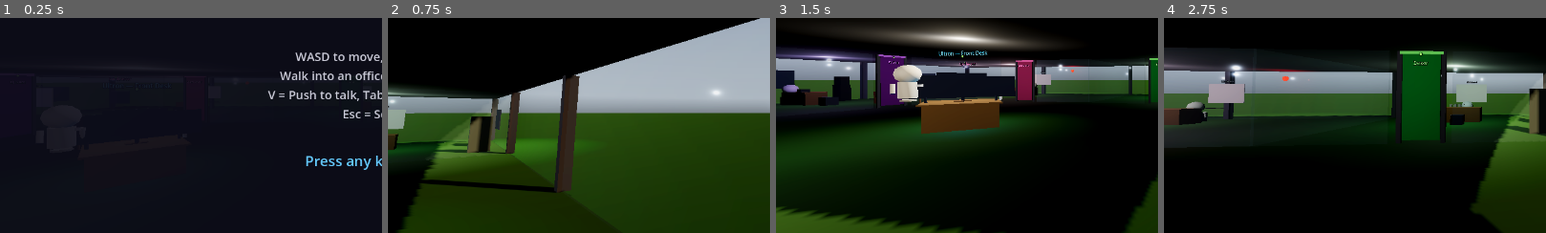
Above: before the commit, frames 1-4 (left to right).
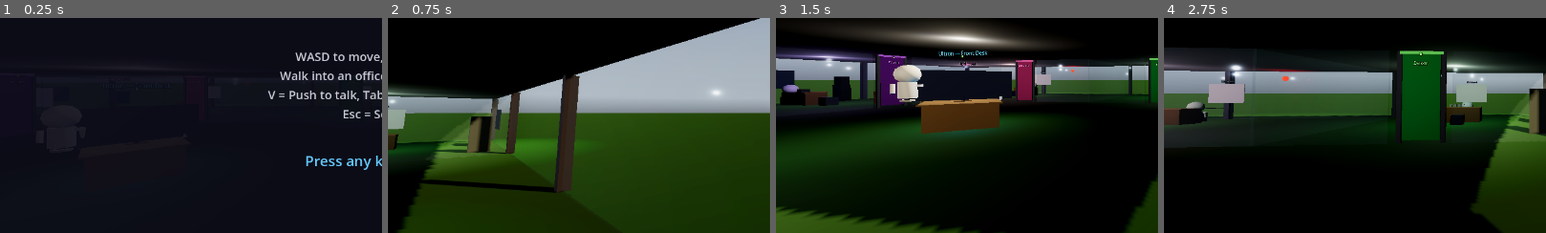
Above: after the commit, the same moments.

Repository: ultron02012026-agent/agent-office
Game: Godot game, scene res://scenes/main.tscn
Two runs of this game, one before a commit and one after it. Both use one fixed random seed, a clock stepped at 60 frames per second and the inputs below. A sky picture missing from this copy of the repository is replaced by a grey-blue gradient.
Inputs (mouse positions are % of the whole screen's width and height, from its top left):
- Up to frame 1 (0.25 s): no input
- Up to frame 2 (0.75 s): tap Enter at 0.5 s; move the mouse to (72, 45) at 0.52 s; hold D (move_right) from 0.53 s (still down); tap V at 0.6 s; click (72, 45) at 0.67 s
- Up to frame 3 (1.5 s): move the mouse to (45, 50) at 1.27 s; release D (move_right) at 1.28 s; hold W (move_forward) from 1.28 s (still down); tap V at 1.35 s
- Up to frame 4 (2.75 s): keep holding W (move_forward); move the mouse to (52, 48) at 2.02 s; tap V at 2.1 s
The pictures show only the part of the screen within x 0-50%, y 35-85%; the shares and areas given below are measured in that part.

The runs differ from the first frame. In frame 3, 0.7% of the frame differs, in the area x 33-63%, y 24-40%; in frame 4, nothing differs.

Commit message:
feat: replace 3 monitors with single ultrawide at Ultron's desk

Diff:
--- a/scenes/main.tscn
+++ b/scenes/main.tscn
@@ -917,55 +917,21 @@
 font_size = 40
 modulate = Color(0.2, 0.8, 1, 1)
 
-; Monitor 1 (left) — larger, on stand
-[node name="Ultron_FD_MonitorStand1" type="CSGCylinder3D" parent="."]
-transform = Transform3D(0.707, 0, 0.707, 0, 1, 0, -0.707, 0, 0.707, 4.3, 0.92, 5.7)
-radius = 0.04
-height = 0.2
-material = SubResource("screen_mat")
-
-[node name="Ultron_FD_Monitor1" type="CSGBox3D" parent="."]
-transform = Transform3D(0.707, 0, 0.707, 0, 1, 0, -0.707, 0, 0.707, 4.3, 1.35, 5.7)
-size = Vector3(1.2, 0.75, 0.04)
-material = SubResource("screen_mat")
-
-[node name="Ultron_FD_Screen1" type="CSGBox3D" parent="."]
-transform = Transform3D(0.707, 0, 0.707, 0, 1, 0, -0.707, 0, 0.707, 4.28, 1.35, 5.72)
-size = Vector3(1.1, 0.65, 0.01)
-material = SubResource("whiteboard_mat")
-
-; Monitor 2 (center, main) — largest
+; Single large monitor — ultrawide
 [node name="Ultron_FD_MonitorStand2" type="CSGCylinder3D" parent="."]
 transform = Transform3D(0.707, 0, 0.707, 0, 1, 0, -0.707, 0, 0.707, 5, 0.92, 5)
-radius = 0.05
-height = 0.2
+radius = 0.06
+height = 0.25
 material = SubResource("screen_mat")
 
 [node name="Ultron_FD_Monitor2" type="CSGBox3D" parent="."]
 transform = Transform3D(0.707, 0, 0.707, 0, 1, 0, -0.707, 0, 0.707, 5, 1.4, 5)
-size = Vector3(1.4, 0.85, 0.04)
+size = Vector3(3.0, 1.0, 0.04)
 material = SubResource("screen_mat")
 
 [node name="Ultron_FD_Screen2" type="CSGBox3D" parent="."]
 transform = Transform3D(0.707, 0, 0.707, 0, 1, 0, -0.707, 0, 0.707, 4.98, 1.4, 5.02)
-size = Vector3(1.3, 0.75, 0.01)
-material = SubResource("whiteboard_mat")
-
-; Monitor 3 (right)
-[node name="Ultron_FD_MonitorStand3" type="CSGCylinder3D" parent="."]
-transform = Transform3D(0.707, 0, 0.707, 0, 1, 0, -0.707, 0, 0.707, 5.7, 0.92, 4.3)
-radius = 0.04
-height = 0.2
-material = SubResource("screen_mat")
-
-[node name="Ultron_FD_Monitor3" type="CSGBox3D" parent="."]
-transform = Transform3D(0.707, 0, 0.707, 0, 1, 0, -0.707, 0, 0.707, 5.7, 1.35, 4.3)
-size = Vector3(1.2, 0.75, 0.04)
-material = SubResource("screen_mat")
-
-[node name="Ultron_FD_Screen3" type="CSGBox3D" parent="."]
-transform = Transform3D(0.707, 0, 0.707, 0, 1, 0, -0.707, 0, 0.707, 5.72, 1.35, 4.28)
-size = Vector3(1.1, 0.65, 0.01)
+size = Vector3(2.9, 0.9, 0.01)
 material = SubResource("whiteboard_mat")
 
 ; Keyboard
--- a/scripts/tv_display.gd
+++ b/scripts/tv_display.gd
@@ -10,11 +10,11 @@
 	"DJ Sam": ["Room4_TV_Main"],
 }
 
-# Ultron front desk monitors (screen glow nodes, not the bezels)
+# Ultron front desk — single ultrawide monitor
 var ultron_screens := {
-	1: "Ultron_FD_Screen1",
+	1: "Ultron_FD_Screen2",
 	2: "Ultron_FD_Screen2",
-	3: "Ultron_FD_Screen3",
+	3: "Ultron_FD_Screen2",
 }
 
 var _default_screen_mat: StandardMaterial3D
